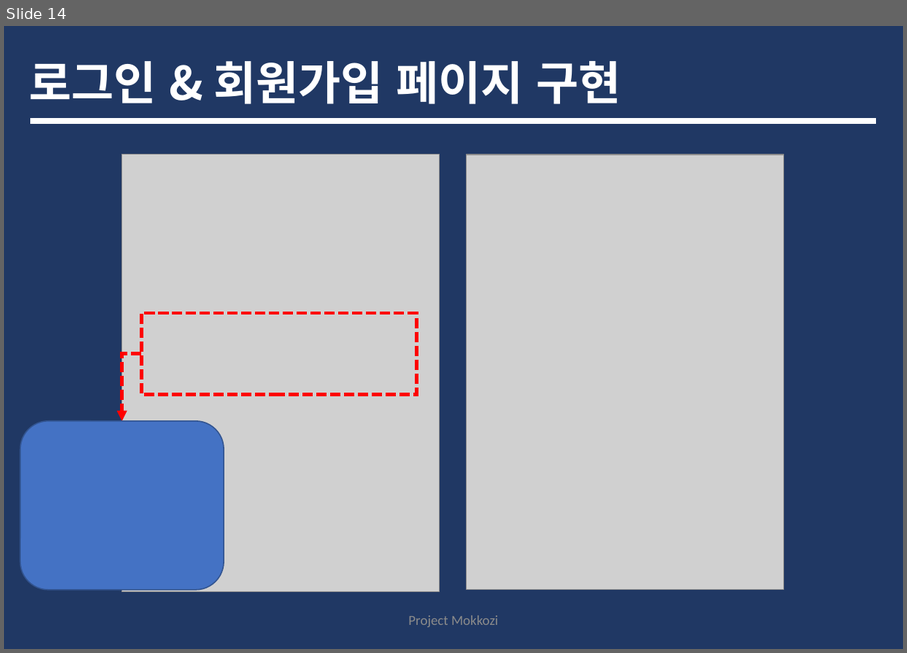
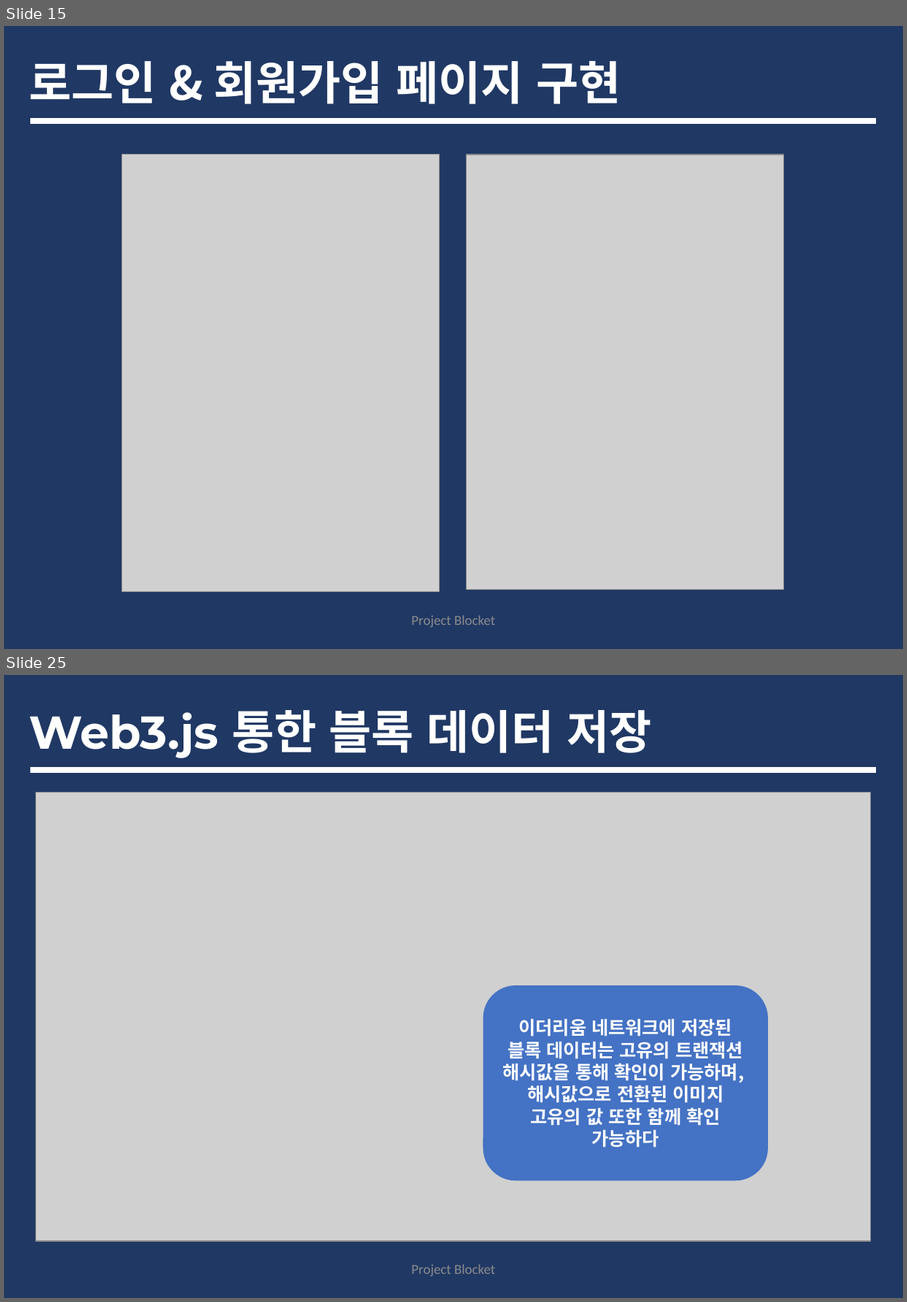
Before and after one commit to tofan0412/Algorithm, a slide deck: 취준/조웅현 포트폴리오.pptx. Shown one above the other, each under a label of ours: slide 14 before the commit, slides 15 and 25 after it; the slides between them are not shown. The pictures are 907x653 and 907x1302 pixels, drawn with LibreOffice and Linux fonts; fonts in the diff are those of the drawing; grey boxes stand for pictures. Boxes give left, top, right and bottom in pixels: in the first picture for what was removed or moved away, otherwise in the second. Text is boxed around its words. In the diff, an @@ line names an element or a change of style, - is before the commit and + after.

```diff
--- a/취준/조웅현 포트폴리오.pptx
+++ b/취준/조웅현 포트폴리오.pptx
@@ slide 25 added at (4, 675, 903, 1298), background #203864 @@
@@ title added at (30, 710, 652, 758), 40 pt, text #FFFFFF, bold @@
+Web3.js 통한 블록 데이터 저장
@@ line added from (33, 771) to (873, 771), #FFFFFF 5 pt @@
@@ picture added at (35, 792, 871, 1241) @@
@@ rounded rectangle added at (483, 985, 768, 1181), fill #4472C4, 16 pt, text #FFFFFF, bold @@
+이더리움 네트워크에 저장된 블록 데이터는 고유의 트랜잭션 해시값을 통해 확인이 가능하며,
+해시값으로 전환된 이미지 고유의 값 또한 함께 확인 가능하다
@@ text added at (411, 1264, 495, 1276), 12 pt, text #8C8C8C @@
+Project Blocket
@@ what was slide 14 is now slide 15 @@
@@ slide 15 changed as well @@
@@ rectangle removed at (142, 314, 416, 395) @@
@@ elbow arrow removed from (142, 354) to (122, 420) @@
@@ rounded rectangle removed at (21, 420, 224, 589) @@
@@ text at (411, 615, 495, 627): text changed @@
-Project Mokkozi
+Project Blocket
```
Also in this commit, not shown: 13 other slides changed, 12 other slides added.
